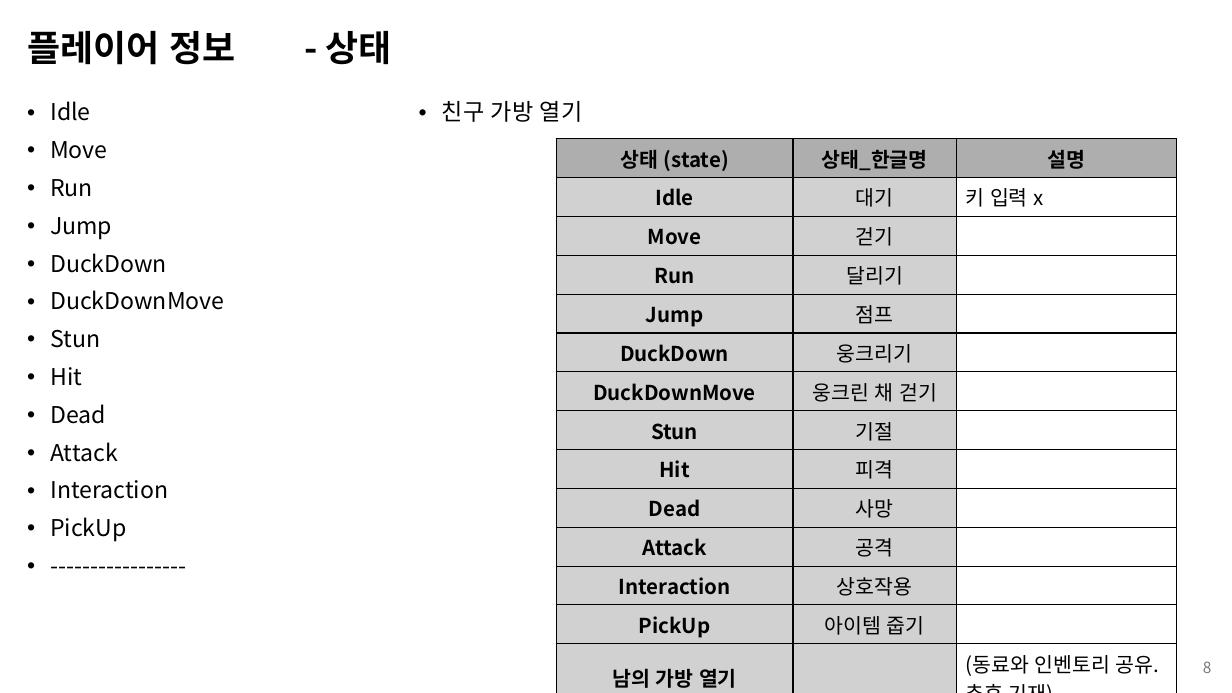
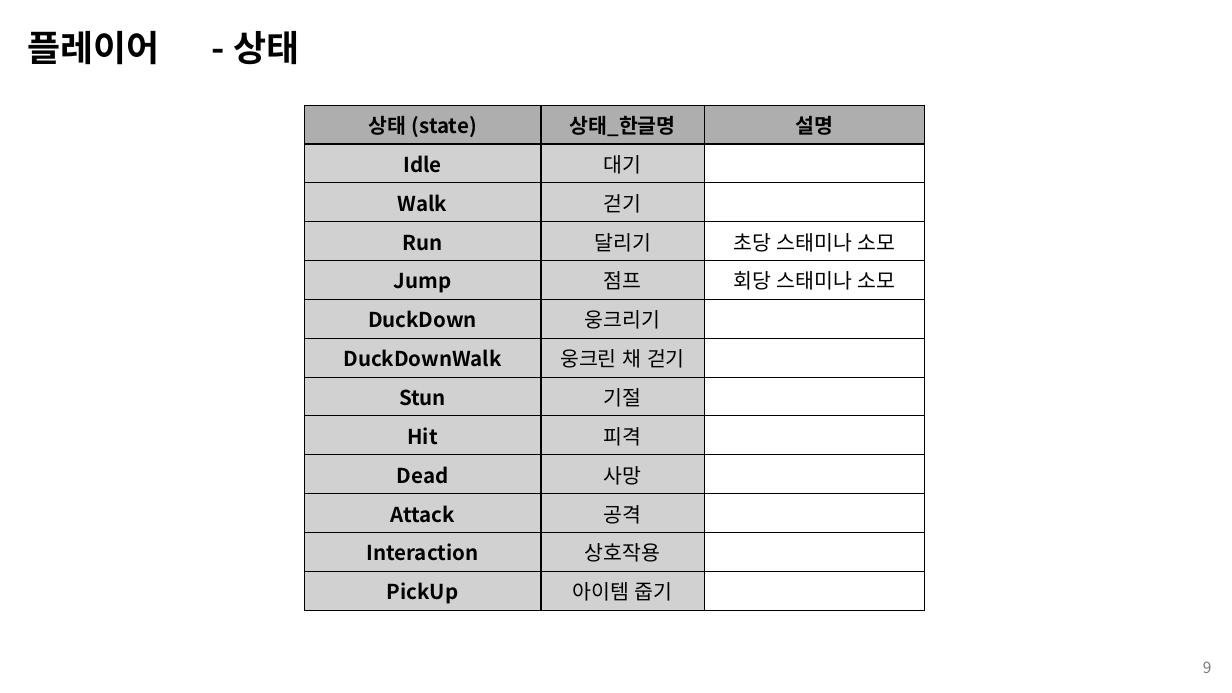
Before and after one commit to kimi5231/B1A2_project, a slide deck: slide 9 of 기획/SPACE ROBBER_기획서.pptx (slide 8 before the commit). Drawn at 1232x693 pixels with LibreOffice and Linux fonts; fonts in the diff are those of the drawing. Boxes give left, top, right and bottom in pixels: in the first picture for what was removed or moved away, otherwise in the second. Text is boxed around its words. In the diff, an @@ line names an element or a change of style, - is before the commit and + after.

Commit message:
SPACE ROBBER_기획서 내용 추가
- 스캔 기능 추가, Control 표 수정
- 간단 UI 그림
- '인벤토리, 퀵슬롯' 추가
- ‘무게 시스템’ 추가
- **’친구 가방 열기‘ 기능 제외함**
- ‘플레이어 사망 시 컨트롤‘ 표에 추가
- ‘자원 수집‘ 추가

```diff
--- a/기획/SPACE ROBBER_기획서.pptx
+++ b/기획/SPACE ROBBER_기획서.pptx
@@ title at bbox=[27, 31, 299, 65]: text changed @@
-플레이어 정보 - 상태
+플레이어 - 상태
@@ text removed at bbox=[50, 101, 583, 542] @@
-• Idle
-• Move
-• Run
-• Jump
-• DuckDown
-• DuckDownMove
-• Stun
-• Hit
-• Dead
-• Attack
-• Interaction
-• PickUp
-• -----------------
-• 친구 가방 열기
@@ table at bbox=[304, 105, 925, 608] @@
-row 2, column 3: 키 입력 x
+row 2, column 3: 
-row 3, column 1: Move
+row 3, column 1: Walk
-row 4, column 3: 
+row 4, column 3: 초당 스태미나 소모
-row 5, column 3: 
+row 5, column 3: 회당 스태미나 소모
-row 7, column 1: DuckDownMove
+row 7, column 1: DuckDownWalk
-row 14: 남의 가방 열기 |  | (동료와 인벤토리 공유. 추후 기재)
@@ table: place and size @@
-table at bbox=[556, 139, 1177, 692]
+table at bbox=[304, 105, 925, 608]
@@ page number at bbox=[1203, 661, 1212, 673]: text changed @@
-8
+9
```
Also in this commit, not shown: 8 other slides changed, 8 slides added, 1 slide removed.
